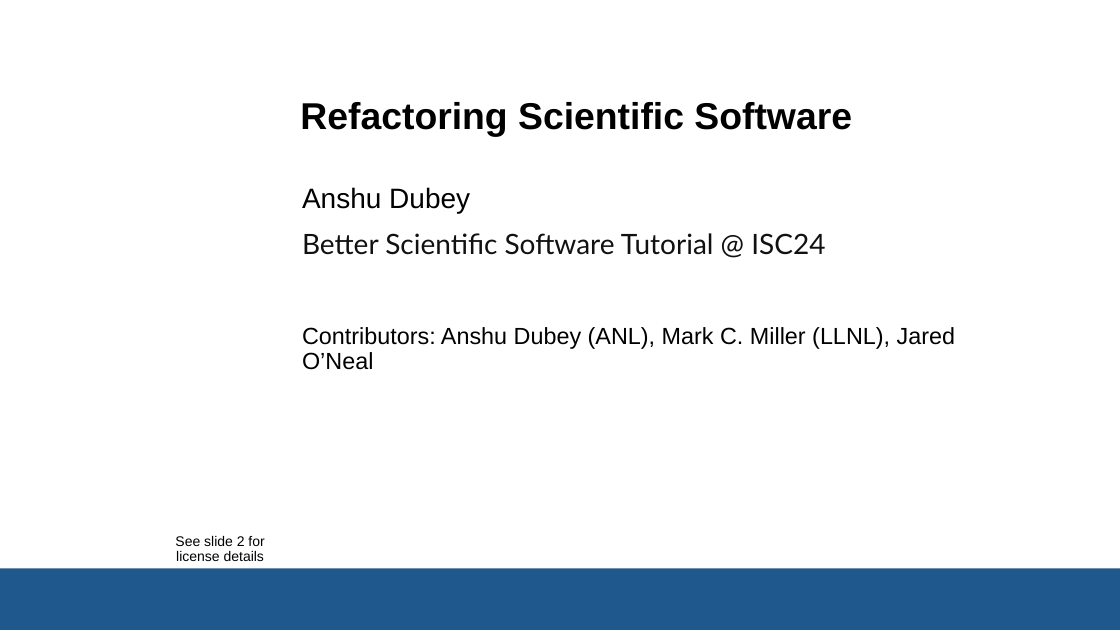
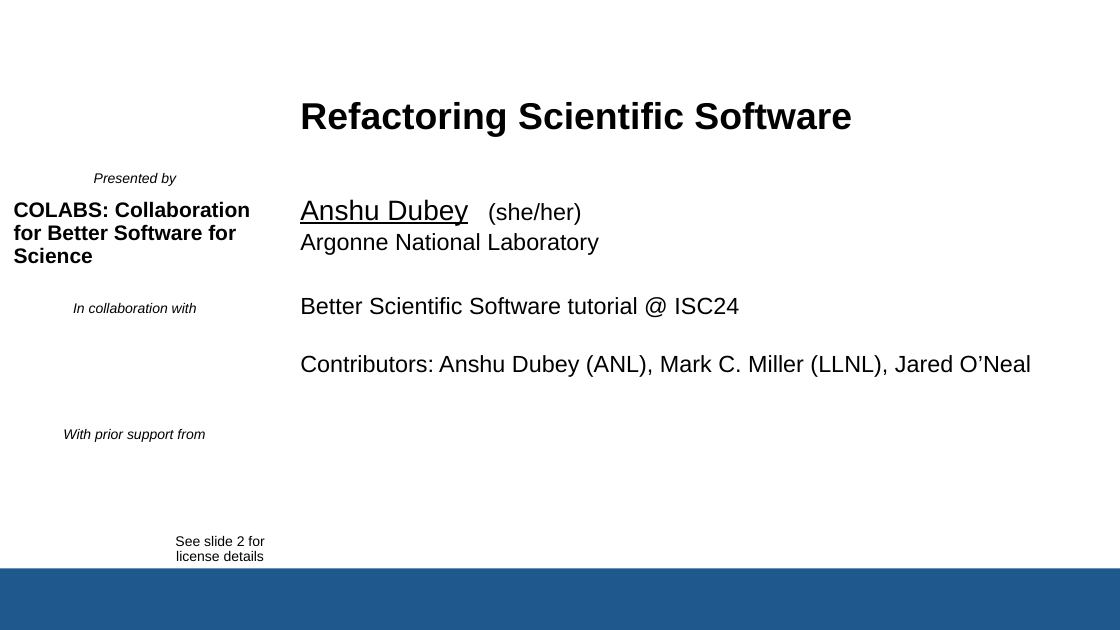
Before and after one commit to bssw-tutorial/presentations, a slide deck: slide 1 of refactoring.pptx. Drawn at 1120x630 pixels with LibreOffice and Linux fonts; fonts in the diff are those of the drawing; background and template pictures are left out. Boxes give left, top, right and bottom in pixels: in the first picture for what was removed or moved away, otherwise in the second. Text is boxed around its words. In the diff, an @@ line names an element or a change of style, - is before the commit and + after.

```diff
--- a/refactoring.pptx
+++ b/refactoring.pptx
@@ text added at bbox=[94, 173, 176, 186], 12 pt, text #000000, italic @@
+Presented by
@@ text added at bbox=[14, 201, 250, 264], 18 pt, text #000000, bold @@
+COLABS: Collaboration for Better Software for Science
@@ text added at bbox=[300, 199, 468, 225], 24 pt, text #000000, underline @@
+Anshu Dubey
@@ text at bbox=[302, 187, 825, 255]: paragraphs removed @@
-Anshu Dubey
-Better Scientific Software Tutorial @ ISC24
@@ text added at bbox=[488, 203, 581, 225], 20 pt, text #000000 @@
+(she/her)
@@ text added at bbox=[300, 233, 599, 255], 20 pt, text #000000 @@
+Argonne National Laboratory
@@ text added at bbox=[300, 297, 739, 315], 20 pt, text #000000 @@
+Better Scientific Software tutorial @ ISC24
@@ text added at bbox=[73, 303, 197, 313], 12 pt, text #000000, italic @@
+In collaboration with
@@ text "Contributors: Anshu Dubey (ANL), Mark ...": place and size @@
-text "Contributors: Anshu Dubey (ANL), Mark ..." at bbox=[302, 187, 955, 370]
+text "Contributors: Anshu Dubey (ANL), Mark ..." at bbox=[300, 355, 1031, 377]
@@ text added at bbox=[63, 429, 205, 442], 12 pt, text #000000, italic @@
+With prior support from
```
Also in this commit, not shown: 1 other slide changed, 5 other files.
